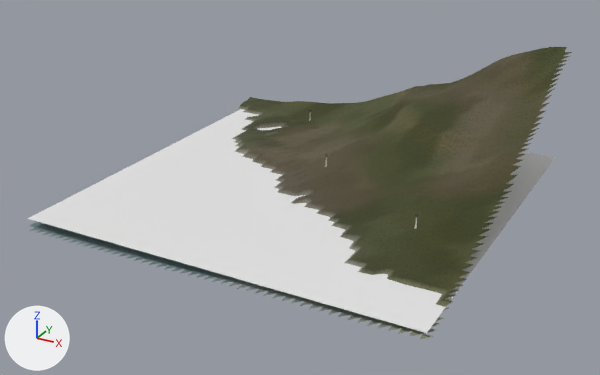
A saved change to the glTF model eloria-assets/maps/continent-v2/hornmere/client/chunks/02_09/world.glb.
Rendered twice from a 50 mm camera at (-657.8, -125.3, 82.3) aimed at (-747.0, 36.8, 1.2). Every picture has the same lights, and +X, +Y and +Z are marked at lower left. The first picture is the older version. Where no turn or scale is listed for an object, it has been applied to the vertices. Vertices at exactly the same position are counted once.

In view in the first picture: 'AuthoredGround_hornmereBase_hornmere_02_09', 'Terrain_hornmere_02_09', 'Water_hornmere_02_09'.
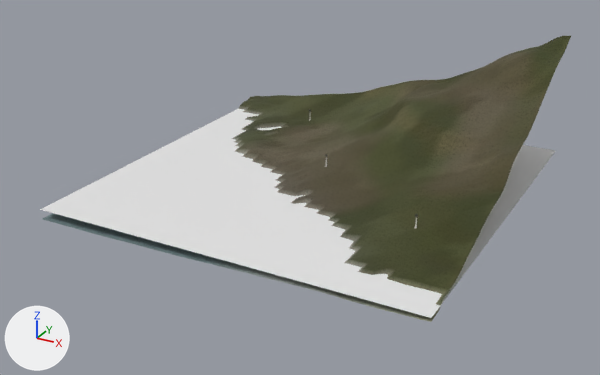
Location of each change, [x1, y1, x2, y2] in pixels of the pictures (600 x 375 px; the box of a moved part takes in the faces that stretch with it):
'AuthoredGround_hornmereBase_hornmere_02_09', reshaped
    before: [30, 47, 572, 340]
    after: [43, 36, 571, 322]
'Water_hornmere_02_09', mesh moved
    before: [27, 109, 555, 333]
    after: [40, 109, 555, 318]
'Terrain_hornmere_02_09', reshaped (not visible afterwards)
    before: [29, 47, 566, 226]
part 3 of me_authoredground_hornmerebase_hornmere_02_09, moved or reshaped
    before: [30, 52, 572, 340]
    after: [248, 36, 571, 103]

The edits, one by one:
me_terrain_hornmere_02_09 is used by ob_terrain_hornmere_02_09; location (-1576.0, 5816.0, 0.0).
me_terrain_hornmere_02_09 had 2401 vertices, 4608 faces and spanned x 781.0..877.0, y -5821.0..-5725.0, z -2.5..29.7.
me_terrain_hornmere_02_09 now has 2401 vertices, 4608 faces and spans x 781.0..877.0, y -5817.0..-5721.0, z -2.5..31.8.
me_terrain_hornmere_02_09 part 1: 2401 of 2401 vertices moved; they spanned x 781.0..877.0, y -5821.0..-5725.0, z -2.5..29.7 and now span x 781.0..877.0, y -5817.0..-5721.0, z -2.5..31.8; mean shift (0.0, 4.0, 0.6).
me_water_hornmere_02_09 is used by ob_water_hornmere_02_09; location (-1576.0, 5816.0, 0.0).
me_water_hornmere_02_09 had 4 vertices, 2 faces and spanned x 782.0..878.0, y -5822.0..-5726.0, z 0.0.
me_water_hornmere_02_09 now has 4 vertices, 2 faces and spans x 781.0..877.0, y -5817.0..-5721.0, z 0.0.
me_water_hornmere_02_09 part 2: the whole mesh is moved by (-1.0, 5.0, 0.0).
me_authoredground_hornmerebase_hornmere_02_09 is used by ob_authoredground_hornmerebase_hornmere_02_09; location (-1576.0, 5816.0, 0.0).
me_authoredground_hornmerebase_hornmere_02_09 had 2496 vertices, 4608 faces and spanned x 781.0..879.0, y -5823.0..-5725.0, z -2.5..29.7.
me_authoredground_hornmerebase_hornmere_02_09 now has 2401 vertices, 4608 faces and spans x 781.0..877.0, y -5817.0..-5721.0, z -2.5..31.8.
me_authoredground_hornmerebase_hornmere_02_09 part 3: 194 vertices removed from x 781.0..879.0, y -5823.0..-5727.0, z -2.5..29.1; 99 vertices added at x 781.0..877.0, y -5725.0..-5721.0, z 1.1..31.8.
